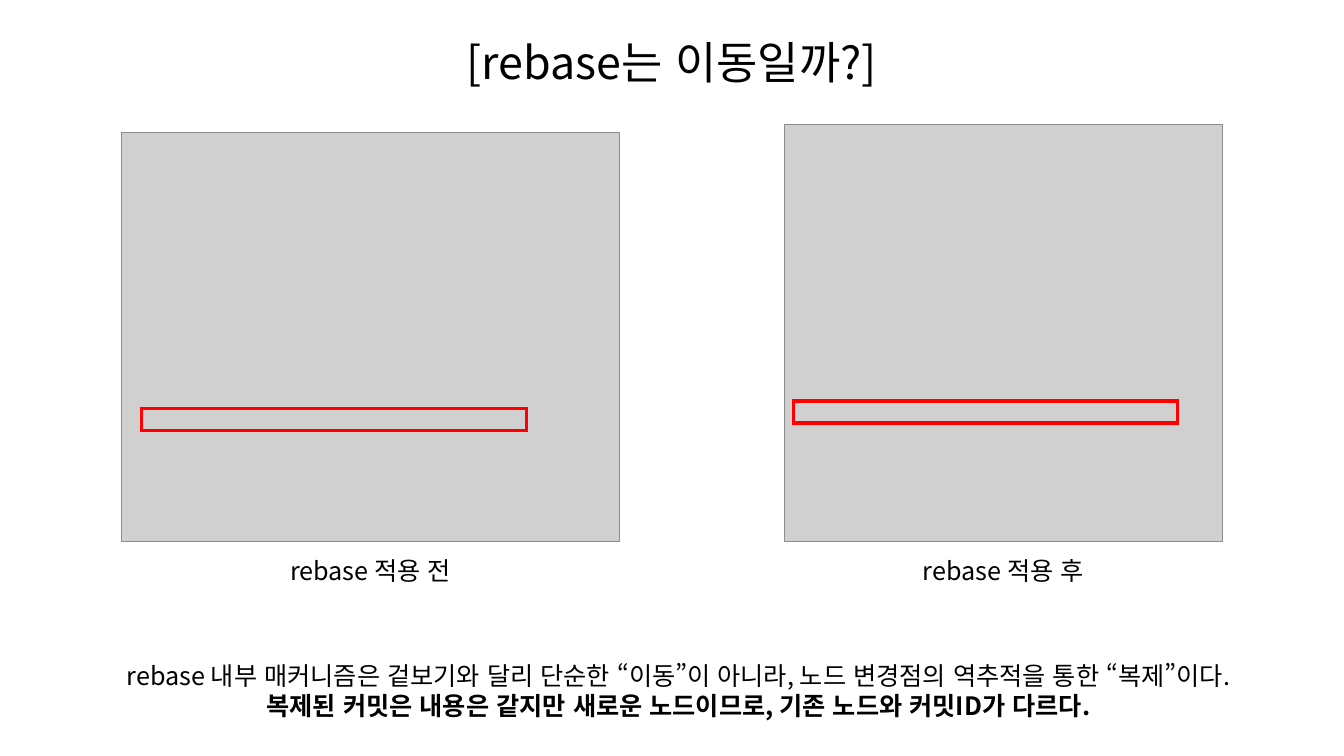
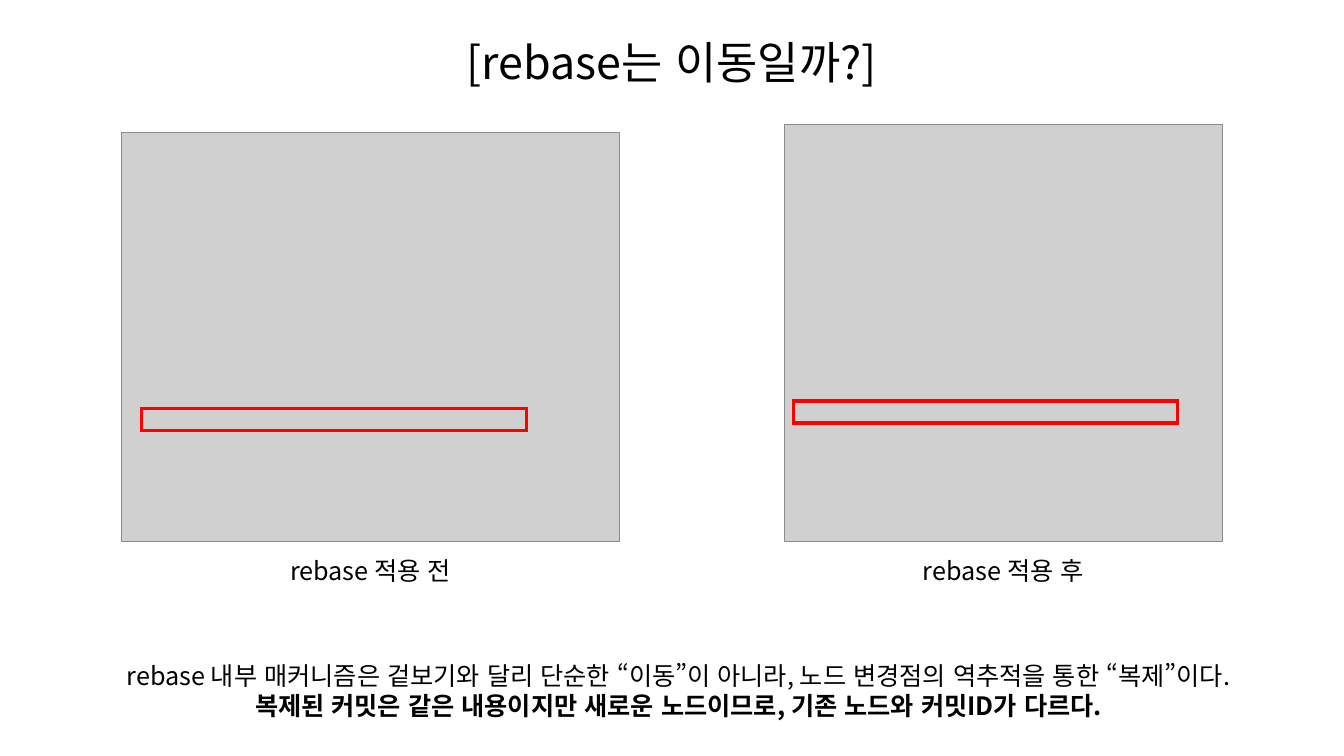
Before and after one commit to SeungHeeNoh/study_well, a slide deck: slide 29 of docs/9. rebase.pptx. Drawn at 1344x756 pixels with LibreOffice and Linux fonts; fonts in the diff are those of the drawing; grey boxes stand for pictures. Boxes give left, top, right and bottom in pixels: in the first picture for what was removed or moved away, otherwise in the second. Text is boxed around its words. In the diff, an @@ line names an element or a change of style, - is before the commit and + after.

```diff
--- a/docs/9. rebase.pptx
+++ b/docs/9. rebase.pptx
@@ text at <box>255,694,1102,721</box>: text changed @@
-복제된 커밋은 내용은 같지만 새로운 노드이므로, 기존 노드와 커밋ID가 다르다.
+복제된 커밋은 같은 내용이지만 새로운 노드이므로, 기존 노드와 커밋ID가 다르다.
```
Also in this commit, not shown: 6 other slides changed.
